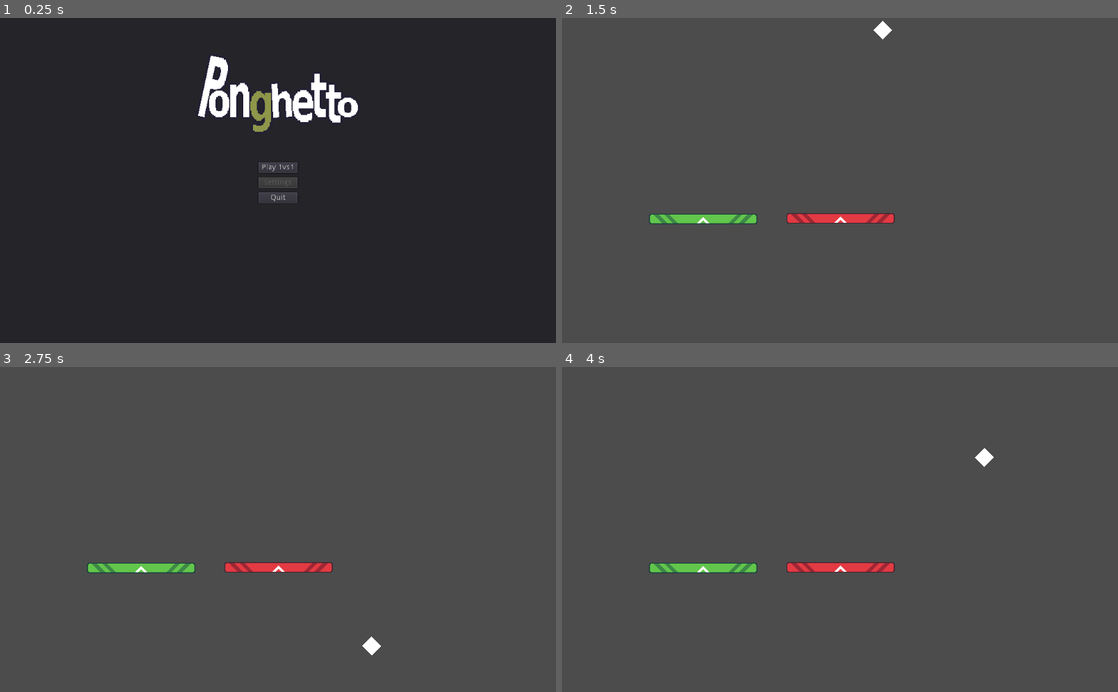
Above: before the commit, frames 1-4 (two rows, left to right).
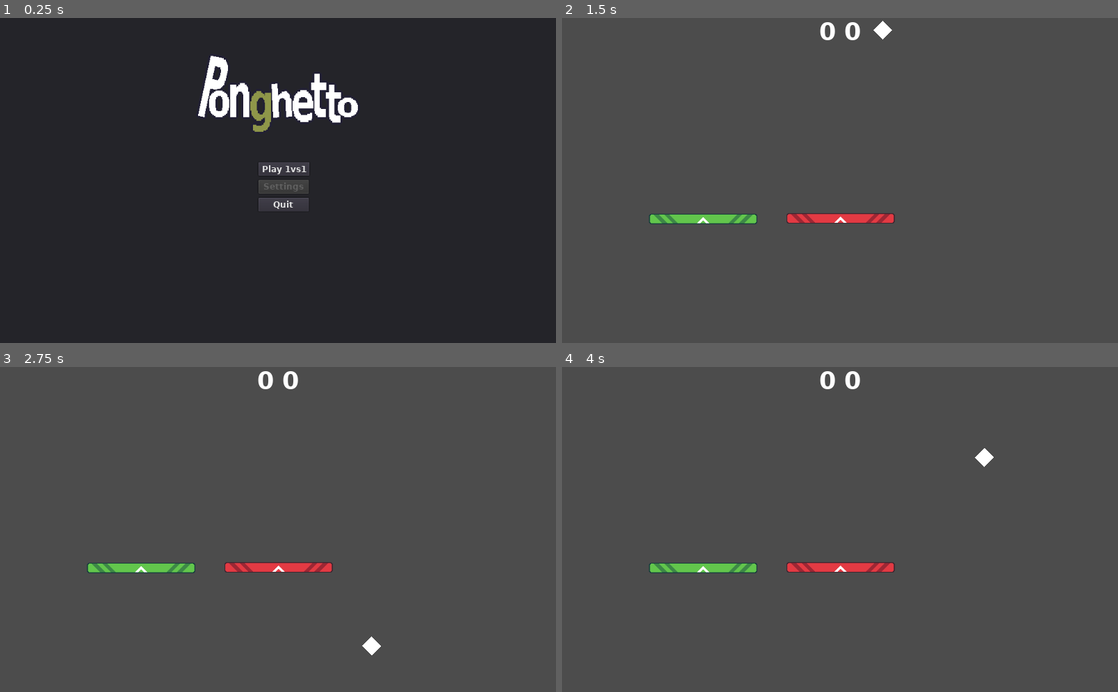
Above: after the commit, the same moments.

Repository: EvonoversGameJam/PongRaffoSinasio
Game: Godot game, scene res://scenes/Menu.tscn
Same seed, same stepped clock (60 frames per second), same inputs: the game is played once before the commit and once after it.
Inputs:
- Up to frame 1 (0.25 s): no input
- Up to frame 2 (1.5 s): click "Play 1vs1" at 0.5 s
- Up to frame 3 (2.75 s): no input
- Up to frame 4 (4 s): no input

The runs differ from the first frame. In frame 1, 0.6% of the frame differs, in the area x 46-56%, y 44-60%; in frame 2, 0.2%; in frame 3, 0.2%; in frame 4, 0.2%.

Commit message:
Score counter UI and signal

Diff:
--- a/project.godot
+++ b/project.godot
@@ -23,11 +23,17 @@
 "class": "Platform",
 "language": "GDScript",
 "path": "res://scenes/Platform.gd"
+}, {
+"base": "Control",
+"class": "ScoreCounter",
+"language": "GDScript",
+"path": "res://scenes/ScoreCounter.gd"
 } ]
 _global_script_class_icons={
 "Ball": "",
 "Game": "",
-"Platform": ""
+"Platform": "",
+"ScoreCounter": ""
 }
 
 [application]
--- a/scenes/Ball.gd
+++ b/scenes/Ball.gd
@@ -8,8 +8,6 @@
 onready var left: Position2D = get_node("Left")
 onready var right: Position2D = get_node("Right")
 
-var top_bound := 0
-var bottom_bound := 600
 
 var direction := Vector2.ZERO
 
--- a/scenes/Game.gd
+++ b/scenes/Game.gd
@@ -1,5 +1,7 @@
 extends Node2D
 class_name Game
+
+signal players_score(score_1, score_2)
 
 onready var platform_one: Platform = get_node("Platform")
 onready var platform_two: Platform = get_node("Platform2")
@@ -8,6 +10,9 @@
 
 var _top_left := Vector2(0,0)
 var _bottom_right := Vector2(1024,600)
+
+var score_1 = 0
+var score_2 = 0
 
 func _ready():
 	platform_one.set_player_number('_one')
@@ -30,6 +35,13 @@
 
 	if ball_left.x <= self._top_left.x or ball_right.x >= self._bottom_right.x:
 		self.ball.direction.x *= -1
+		if ball_left.x <= self._top_left.x:
+			score_2 += 1
+			emit_signal("players_score", score_1, score_2)
+		if 	ball_right.x >= self._bottom_right.x:
+			score_1 += 1
+			emit_signal("players_score", score_1, score_2)
+
 
 
 func _check_collision(platform: Platform, ball_position: Vector2) -> void:
--- a/scenes/GameManager.gd
+++ b/scenes/GameManager.gd
@@ -1,5 +1,6 @@
 extends Node
 
+onready var score_counter: ScoreCounter = get_node("ScoreCounter")
 
 func _process(delta):
 	if Input.is_action_just_pressed("ui_cancel"):
@@ -16,3 +17,8 @@
 func _on_PauseMenu_main_menu():
 	get_tree().paused = false
 	get_tree().change_scene("res://scenes/Menu.tscn")
+
+
+func _on_Game_players_score(score_1, score_2):
+	score_counter.set_score_1(score_1)
+	score_counter.set_score_2(score_2)
--- a/scenes/GameManager.tscn
+++ b/scenes/GameManager.tscn
@@ -1,8 +1,9 @@
-[gd_scene load_steps=4 format=2]
+[gd_scene load_steps=5 format=2]
 
 [ext_resource path="res://scenes/PauseMenu.tscn" type="PackedScene" id=1]
 [ext_resource path="res://scenes/Game.tscn" type="PackedScene" id=2]
 [ext_resource path="res://scenes/GameManager.gd" type="Script" id=3]
+[ext_resource path="res://scenes/ScoreCounter.tscn" type="PackedScene" id=4]
 
 [node name="GameManager" type="Node"]
 pause_mode = 2
@@ -14,5 +15,8 @@
 [node name="PauseMenu" parent="." instance=ExtResource( 1 )]
 visible = false
 
+[node name="ScoreCounter" parent="." instance=ExtResource( 4 )]
+
+[connection signal="players_score" from="Game" to="." method="_on_Game_players_score"]
 [connection signal="main_menu" from="PauseMenu" to="." method="_on_PauseMenu_main_menu"]
 [connection signal="unpause" from="PauseMenu" to="." method="_on_PauseMenu_unpause"]
--- /dev/null
+++ b/scenes/ScoreCounter.gd
@@ -0,0 +1,15 @@
+extends Control
+class_name ScoreCounter
+
+onready var score_1: Label = get_node("HBoxContainer/Score1")
+onready var score_2: Label = get_node("HBoxContainer/Score2")
+
+func set_score_1(value:int):
+	score_1.text = str(value)
+
+func set_score_2(value):
+	score_2.text = str(value)
+
+func reset_scores():
+	set_score_1(0)
+	set_score_2(0)
--- /dev/null
+++ b/scenes/ScoreCounter.tscn
@@ -0,0 +1,41 @@
+[gd_scene load_steps=6 format=2]
+
+[ext_resource path="res://scenes/ScoreCounter.gd" type="Script" id=1]
+[ext_resource path="res://themes/fonts/DejaVuSans-Bold.ttf" type="DynamicFontData" id=2]
+[ext_resource path="res://themes/default_theme.tres" type="Theme" id=3]
+
+[sub_resource type="DynamicFont" id=3]
+size = 45
+font_data = ExtResource( 2 )
+
+[sub_resource type="DynamicFont" id=2]
+size = 45
+font_data = ExtResource( 2 )
+
+[node name="Control" type="Control"]
+anchor_right = 1.0
+anchor_bottom = 1.0
+theme = ExtResource( 3 )
+script = ExtResource( 1 )
+
+[node name="HBoxContainer" type="HBoxContainer" parent="."]
+anchor_left = 0.5
+anchor_right = 0.5
+margin_left = -39.0
+margin_right = 39.0
+margin_bottom = 53.0
+custom_constants/separation = 16
+alignment = 1
+
+[node name="Score1" type="Label" parent="HBoxContainer"]
+margin_right = 31.0
+margin_bottom = 53.0
+custom_fonts/font = SubResource( 3 )
+text = "0"
+
+[node name="Score2" type="Label" parent="HBoxContainer"]
+margin_left = 47.0
+margin_right = 78.0
+margin_bottom = 53.0
+custom_fonts/font = SubResource( 2 )
+text = "0"
--- a/themes/default_theme.tres
+++ b/themes/default_theme.tres
@@ -1,4 +1,10 @@
-[gd_resource type="Theme" format=2]
+[gd_resource type="Theme" load_steps=3 format=2]
+
+[ext_resource path="res://themes/fonts/DejaVuSans-Bold.ttf" type="DynamicFontData" id=1]
+
+[sub_resource type="DynamicFont" id=1]
+font_data = ExtResource( 1 )
 
 [resource]
+default_font = SubResource( 1 )
 VBoxContainer/constants/separation = 8
Binary file added: themes/fonts/DejaVuSans-Bold.ttf
